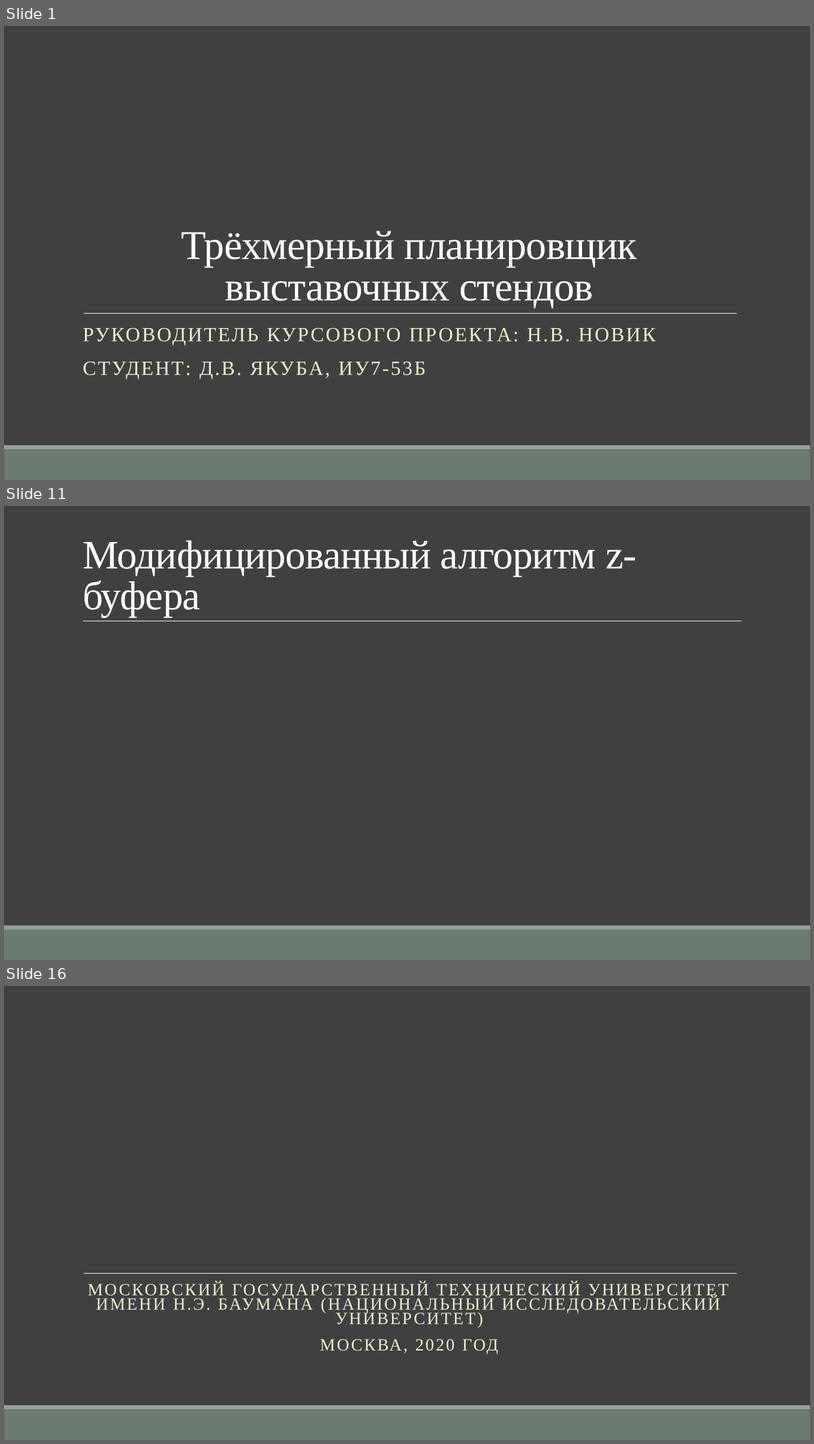
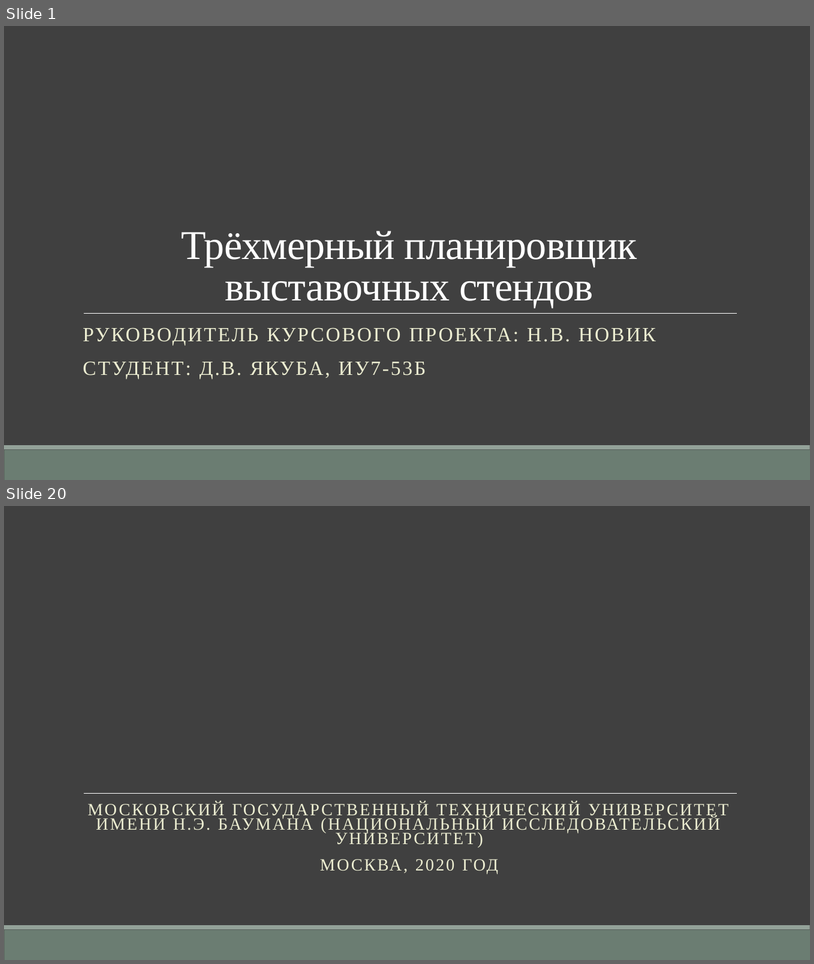
Before and after one commit to TheSawIsTheLaw/ComputerGraphicsCoursework, a slide deck: Presentation/CurseWorkYakuba.pptx. Shown one above the other, each under a label of ours: slides 1, 11 and 16 before the commit, slides 1 and 20 after it; the slides between them are not shown. The pictures are 814x1444 and 814x964 pixels, drawn with LibreOffice and Linux fonts; fonts in the diff are those of the drawing. Boxes give left, top, right and bottom in pixels: in the first picture for what was removed or moved away, otherwise in the second. Text is boxed around its words. In the diff, an @@ line names an element or a change of style, - is before the commit and + after.

```diff
--- a/Presentation/CurseWorkYakuba.pptx
+++ b/Presentation/CurseWorkYakuba.pptx
@@ slide 11 removed at (4,506,810,960), background #404040; not listed: 2 template elements that a slide beside it also shows @@
@@ title removed at (83,540,637,617) @@
-Модифицированный алгоритм z-буфера
@@ line removed from (83, 621) to (743, 621) @@
@@ what was slide 16 is now slide 20 @@
```
Also in this commit, not shown: 12 slides changed, 6 slides added, 1 other slide removed, 1 other file.
